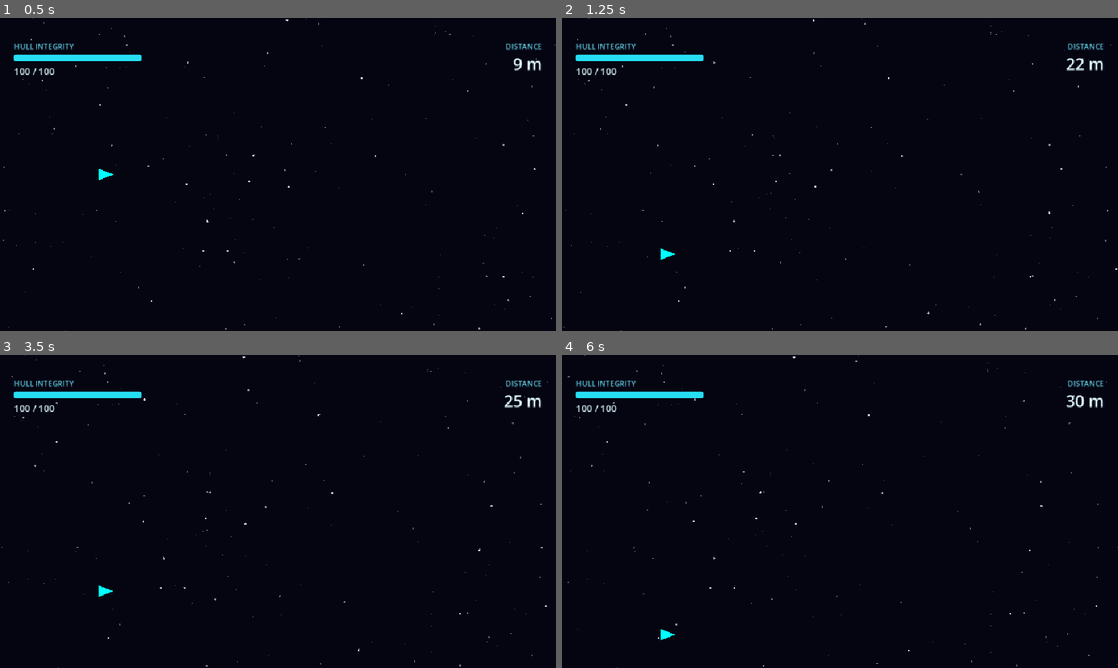
Above: before the commit, frames 1-4 (two rows, left to right).
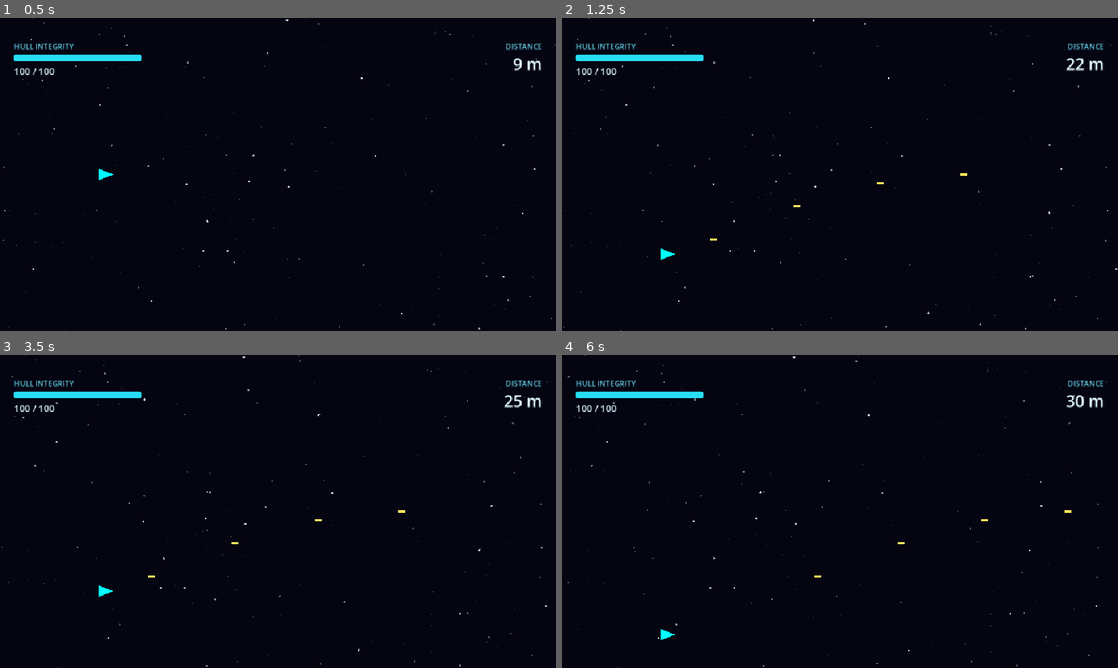
Above: after the commit, the same moments.

Repository: EzaanSaeed/OrbitBreaker
Game: Godot game, scene res://scenes/main.tscn
The game is run twice, just before and just after one commit, with the same random seed, the same clock (stepped at 60 frames per second) and the same inputs.
Inputs (mouse positions are in pixels of both pictures, inside the frame that each line leads up to):
- Up to frame 1 (0.5 s): no input
- Up to frame 2 (1.25 s): move the mouse to (962, 158) at 0.52 s; hold S (thrust_down) from 0.53 s (still down); hold Space (shoot, bound only after the commit) from 0.53 s (still down); click (962, 158) at 0.67 s
- Up to frame 3 (3.5 s): move the mouse to (166, 527) at 1.27 s; release Space (shoot, bound only after the commit) at 1.28 s; tap Space (shoot, bound only after the commit) at 1.35 s; release S (thrust_down) at 2 s; click "RESTART" at 2 s; move the mouse to (333, 442) at 2.77 s; hold S (thrust_down) from 2.78 s (still down); hold Space (shoot, bound only after the commit) from 2.78 s (still down); tap I at 2.85 s
- Up to frame 4 (6 s): move the mouse to (812, 574) at 3.52 s; release Space (shoot, bound only after the commit) at 3.53 s; tap Space (shoot, bound only after the commit) at 3.6 s; click (812, 574) at 3.67 s; release S (thrust_down) at 4.25 s; click "RESTART" at 4.25 s; move the mouse to (1006, 558) at 5.02 s; hold Space (shoot, bound only after the commit) 5.03-5.78 s; hold S (thrust_down) from 5.03 s (still down); move the mouse to (673, 464) at 5.77 s; tap I at 5.85 s

Frame 1 is identical in both runs. In frame 2, less than 0.1% of the frame differs, in the area x 26-73%, y 49-72%; in frame 3, less than 0.1%; in frame 4, less than 0.1%.

Commit message:
feat: add player weapons and ammunition

Diff:
--- /dev/null
+++ b/scenes/bullet.tscn
@@ -0,0 +1,20 @@
+[gd_scene load_steps=3 format=3]
+
+[ext_resource type="Script" path="res://scripts/bullet.gd" id="1_bullet"]
+
+[sub_resource type="RectangleShape2D" id="RectangleShape2D_bullet"]
+size = Vector2(12, 4)
+
+[node name="Bullet" type="Area2D" groups=["player_bullets"]]
+collision_layer = 0
+collision_mask = 1
+monitoring = true
+monitorable = false
+script = ExtResource("1_bullet")
+
+[node name="CollisionShape2D" type="CollisionShape2D" parent="."]
+shape = SubResource("RectangleShape2D_bullet")
+
+[node name="Placeholder" type="Polygon2D" parent="."]
+color = Color(1, 0.9, 0.35, 1)
+polygon = PackedVector2Array(-6, -2, 6, -2, 6, 2, -6, 2)
--- /dev/null
+++ b/scenes/bullet_pickup.tscn
@@ -0,0 +1,29 @@
+[gd_scene load_steps=3 format=3]
+
+[ext_resource type="Script" path="res://scripts/bullet_pickup.gd" id="1_pickup"]
+
+[sub_resource type="RectangleShape2D" id="RectangleShape2D_pickup"]
+size = Vector2(28, 28)
+
+[node name="BulletPickup" type="Area2D"]
+collision_layer = 1
+collision_mask = 1
+monitoring = true
+monitorable = true
+script = ExtResource("1_pickup")
+
+[node name="CollisionShape2D" type="CollisionShape2D" parent="."]
+shape = SubResource("RectangleShape2D_pickup")
+disabled = false
+
+[node name="Badge" type="Polygon2D" parent="."]
+color = Color(0.3, 0.5, 1, 1)
+polygon = PackedVector2Array(-14, -14, 14, -14, 14, 14, -14, 14)
+
+[node name="RoundLeft" type="Polygon2D" parent="."]
+color = Color(0.95, 0.97, 1, 1)
+polygon = PackedVector2Array(-9, 8, -9, -5, -6, -9, -3, -5, -3, 8)
+
+[node name="RoundRight" type="Polygon2D" parent="."]
+color = Color(0.95, 0.97, 1, 1)
+polygon = PackedVector2Array(3, 8, 3, -5, 6, -9, 9, -5, 9, 8)
--- a/scenes/player.tscn
+++ b/scenes/player.tscn
@@ -11,3 +11,6 @@
 
 [node name="CollisionShape2D" type="CollisionShape2D" parent="." unique_id=110218366]
 shape = SubResource("CircleShape2D_player")
+
+[node name="Muzzle" type="Marker2D" parent="."]
+position = Vector2(22, 0)
--- /dev/null
+++ b/scripts/bullet.gd
@@ -0,0 +1,49 @@
+class_name Bullet
+extends Area2D
+## One active asteroid per projectile, using Developer A's existing API.
+
+signal asteroid_destroyed(asteroid: Asteroid, score_bonus: int)
+const SCORE_BONUS: int = 10
+
+@export var speed: float = 720.0
+const _VISUAL_MARGIN: float = 12.0
+var _spent: bool = false
+
+func _ready() -> void:
+	assert(is_finite(speed) and speed > 0.0)
+	area_entered.connect(_on_area_entered)
+
+func _physics_process(delta: float) -> void:
+	if _spent:
+		return
+	global_position.x += speed * delta
+	# Canvas coordinates account for viewport stretch and a future camera.
+	var screen_position := get_global_transform_with_canvas().origin
+	var bounds := get_viewport_rect().grow(_VISUAL_MARGIN)
+	if not bounds.has_point(screen_position):
+		queue_free()
+
+
+func _on_area_entered(area: Area2D) -> void:
+	if _spent or is_queued_for_deletion() or not is_instance_valid(area):
+		return
+	if area is PowerUp:
+		return
+	if area is Planet:
+		_consume()
+		return
+	if not area is Asteroid or area.is_queued_for_deletion() or not area.is_active or area.is_offscreen():
+		return
+	# Claim both objects synchronously before any signal listener can reenter.
+	_consume()
+	area.deactivate()
+	asteroid_destroyed.emit(area, SCORE_BONUS)
+
+
+func _consume() -> void:
+	_spent = true
+	set_physics_process(false)
+	set_deferred("monitoring", false)
+	$CollisionShape2D.set_deferred("disabled", true)
+	hide()
+	queue_free()
--- /dev/null
+++ b/scripts/bullet_pickup.gd
@@ -0,0 +1,8 @@
+class_name BulletPickup
+extends PowerUp
+## Developer B-owned pickup. Existing PowerUp.collect() enforces one effect.
+
+const AMMO_AMOUNT: int = 15
+
+func apply_effect(player: Spaceship) -> void:
+	player.restore_ammo(AMMO_AMOUNT)
--- a/scripts/player.gd
+++ b/scripts/player.gd
@@ -8,6 +8,16 @@
 
 signal player_died
 signal health_changed(current: int, maximum: int)
+signal ammo_changed(current: int)
+## Developer A can connect this to scoring; emitted only for projectile kills.
+signal asteroid_destroyed(asteroid: Asteroid, score_bonus: int)
+
+const STARTING_AMMO: int = 15
+@export var shot_interval: float = 0.2
+@export var bullet_scene: PackedScene = preload("res://scenes/bullet.tscn")
+var ammo: int = STARTING_AMMO
+var _shot_cooldown: float = 0.0
+var _is_firing: bool = false
 
 @export var thrust_power: float = 600.0
 @export var max_vertical_speed: float = 300.0
@@ -41,6 +51,8 @@
 	_assert_configuration()
 	_ensure_input_actions()
 	health = max_health
+	ammo = STARTING_AMMO
+	_shot_cooldown = 0.0
 	is_alive = true
 	_standalone = get_tree().current_scene == self
 	if _standalone:
@@ -50,6 +62,7 @@
 	if not area_entered.is_connected(_on_area_entered):
 		area_entered.connect(_on_area_entered)
 	health_changed.emit(health, max_health)
+	ammo_changed.emit(ammo)
 	set_process(false)
 	queue_redraw()
 
@@ -80,6 +93,64 @@
 func _physics_process(delta: float) -> void:
 	apply_thrust(Input.get_axis("thrust_up", "thrust_down"))
 	update_movement(delta)
+	_update_weapon(delta)
+
+
+func _update_weapon(delta: float) -> void:
+	_shot_cooldown = maxf(0.0, _shot_cooldown - delta)
+	# Avoid an extra physics tick from floating-point residue at 0.2 seconds.
+	if _shot_cooldown < 0.000001:
+		_shot_cooldown = 0.0
+	if Input.is_action_pressed("shoot"):
+		try_shoot()
+
+
+## Successful shots consume one round and emit ammo_changed once.
+## Bullets belong to the scene, independently of Player movement and death.
+func try_shoot() -> Bullet:
+	if not is_alive or ammo <= 0 or _shot_cooldown > 0.0 or _is_firing:
+		return null
+	if not is_inside_tree() or bullet_scene == null or not bullet_scene.can_instantiate():
+		return null
+	if not is_finite(shot_interval) or shot_interval <= 0.0:
+		return null
+	var parent := get_tree().current_scene
+	if parent == null or parent == self:
+		parent = get_parent()
+	if parent == null or parent.is_queued_for_deletion():
+		return null
+	_is_firing = true
+	var instance := bullet_scene.instantiate()
+	var bullet := instance as Bullet
+	if bullet == null:
+		instance.free()
+		_is_firing = false
+		return null
+	bullet.asteroid_destroyed.connect(_on_bullet_asteroid_destroyed)
+	parent.add_child(bullet)
+	if not is_instance_valid(bullet) or bullet.is_queued_for_deletion() or not bullet.is_inside_tree():
+		_is_firing = false
+		return null
+	var muzzle := get_node_or_null("Muzzle") as Node2D
+	bullet.global_position = muzzle.global_position if muzzle != null else global_position + Vector2(22.0, 0.0)
+	ammo -= 1
+	_shot_cooldown = shot_interval
+	ammo_changed.emit(ammo)
+	_is_firing = false
+	return bullet
+
+
+func _on_bullet_asteroid_destroyed(asteroid: Asteroid, score_bonus: int) -> void:
+	asteroid_destroyed.emit(asteroid, score_bonus)
+
+
+## Add ammunition without an arbitrary cap. Used by BulletPickup and future HUD.
+func restore_ammo(amount: int) -> void:
+	assert(amount >= 0, "Restored ammunition must be nonnegative.")
+	if not is_alive or amount <= 0:
+		return
+	ammo += amount
+	ammo_changed.emit(ammo)
 
 
 ## Set signed thrust for subsequent movement: -1 up, +1 down.
@@ -196,6 +267,7 @@
 
 
 func _assert_configuration() -> void:
+	assert(is_finite(shot_interval) and shot_interval > 0.0, "Shot interval must be finite and positive.")
 	assert(max_health > 0, "Maximum health must be positive.")
 	assert(is_finite(max_vertical_speed) and max_vertical_speed > 0.0,
 		"Maximum vertical speed must be finite and positive.")
@@ -207,6 +279,7 @@
 
 
 func _assert_state() -> void:
+	assert(ammo >= 0, "Ammunition cannot be negative.")
 	assert(is_finite(boost_time_remaining) and boost_time_remaining >= 0.0,
 		"Boost time must be finite and nonnegative.")
 	assert(is_alive or (boost_time_remaining == 0.0 and thrust_multiplier == 1.0),
@@ -229,6 +302,7 @@
 	var defaults: Dictionary = {
 		"thrust_up": [KEY_W, KEY_UP],
 		"thrust_down": [KEY_S, KEY_DOWN],
+		"shoot": [KEY_SPACE],
 	}
 	for action: String in defaults:
 		if InputMap.has_action(action):
--- /dev/null
+++ b/tests/weapon_collision_test.gd
@@ -0,0 +1,205 @@
+extends SceneTree
+## Godot --headless --path . --fixed-fps 60 --script res://tests/weapon_collision_test.gd
+## Actual Main and World-spawned asteroid instances; integration gaps asserted explicitly.
+
+var main: GameController
+var kills: Array = []
+
+func _initialize() -> void:
+	create_timer(30.0).timeout.connect(func(): quit(1))
+	seed(42)
+	call_deferred("_run")
+
+func _frames(count: int = 5) -> void:
+	for i in count:
+		await physics_frame
+		await process_frame
+
+func _asteroid(at: Vector2) -> Asteroid:
+	var asteroid := main.world.spawn_asteroid()
+	assert(asteroid != null)
+	asteroid.position = at
+	return asteroid
+
+func _bullet(at: Vector2) -> Bullet:
+	var bullet = load("res://scenes/bullet.tscn").instantiate()
+	bullet.position = at
+	bullet.asteroid_destroyed.connect(main.player._on_bullet_asteroid_destroyed)
+	main.add_child(bullet)
+	return bullet
+
+func _run() -> void:
+	main = load("res://scenes/main.tscn").instantiate()
+	root.add_child(main)
+	current_scene = main
+	main.set_physics_process(false)
+	main.player.set_physics_process(false)
+	var player := main.player
+	player.asteroid_destroyed.connect(func(asteroid, points): kills.append([asteroid.get_instance_id(), points]))
+	var asteroid := _asteroid(player.position + Vector2(100, 0))
+	var asteroid_id := asteroid.get_instance_id()
+	var bullet := player.try_shoot()
+	assert(bullet != null and bullet.monitoring and not bullet.monitorable)
+	assert(bullet.get_parent() == main)
+	assert(bullet.collision_layer == 0 and bullet.collision_mask == 1)
+	await _frames(15)
+	assert(not is_instance_valid(bullet))
+	assert(not asteroid.is_active and not asteroid.monitorable and not asteroid.visible)
+	assert(kills == [[asteroid_id, 10]])
+	assert(player.ammo == 14 and player.health == 100)
+	asteroid.position = player.position
+	await _frames()
+	assert(player.health == 100)
+	main.world.remove_offscreen_objects()
+	await process_frame
+	assert(not is_instance_valid(asteroid))
+	print("PASS Main projectile real overlap: active asteroid deactivated, bullet consumed, one 10-point event, no later contact damage")
+
+	# Two bullets cannot claim the same asteroid.
+	asteroid = _asteroid(Vector2(500, 300))
+	_bullet(asteroid.position)
+	_bullet(asteroid.position)
+	await _frames()
+	assert(kills.size() == 2 and kills.back()[1] == 10)
+	main.world.remove_offscreen_objects()
+	await _frames()
+	# One bullet overlapping two asteroids can claim only one of them.
+	var first := _asteroid(Vector2(500, 400))
+	var second := _asteroid(Vector2(500, 400))
+	_bullet(first.position)
+	await _frames()
+	assert(kills.size() == 3)
+	assert(int(first.is_active) + int(second.is_active) == 1)
+	first.deactivate()
+	second.deactivate()
+	main.world.remove_offscreen_objects()
+	await _frames()
+	print("PASS simultaneous bullets/asteroids cannot duplicate destruction or reward events")
+
+	# Planet hits consume bullets without any planet modification or reward.
+	var planet := main.world.spawn_planet()
+	assert(planet != null)
+	planet.position = Vector2(400, 180)
+	var planet_state := [planet.position, planet.radius, planet.gravity_strength,
+		planet.monitoring, planet.monitorable, planet.visible,
+		planet.get_node("CollisionShape2D").disabled]
+	bullet = _bullet(planet.position)
+	await _frames()
+	assert(not is_instance_valid(bullet) and kills.size() == 3)
+	assert(planet_state == [planet.position, planet.radius, planet.gravity_strength,
+		planet.monitoring, planet.monitorable, planet.visible,
+		planet.get_node("CollisionShape2D").disabled])
+	print("PASS planet physics hit consumes bullet without changing planet or emitting a reward")
+
+	for kind in ["health_booster", "thruster_booster", "bullet_pickup"]:
+		var pickup = load("res://scenes/%s.tscn" % kind).instantiate()
+		pickup.position = Vector2(500, 420)
+		main.world.add_child(pickup)
+		var before := [player.health, player.ammo, player.thrust_multiplier, player.boost_time_remaining]
+		bullet = _bullet(pickup.position)
+		await _frames()
+		assert(is_instance_valid(bullet) and not bullet._spent)
+		assert(not pickup.is_collected and pickup.visible and pickup.monitorable and pickup.monitoring)
+		assert(before == [player.health, player.ammo, player.thrust_multiplier, player.boost_time_remaining])
+		assert(kills.size() == 3)
+		bullet.queue_free()
+		pickup.queue_free()
+		await process_frame
+	print("PASS bullets ignore HealthBooster, ThrusterBooster and BulletPickup without effects or consumption")
+
+	# Player collision deactivation must never produce a projectile reward.
+	asteroid = _asteroid(player.position)
+	await _frames()
+	assert(player.health == 75 and not asteroid.is_active)
+	_bullet(asteroid.position)
+	await _frames()
+	assert(kills.size() == 3 and player.health == 75)
+	main.world.remove_offscreen_objects()
+	asteroid = _asteroid(Vector2(-100, 300))
+	_bullet(asteroid.position)
+	await _frames()
+	assert(kills.size() == 3)
+	main.world.remove_offscreen_objects()
+	await _frames()
+	print("PASS player-contact and offscreen asteroids do not emit destruction rewards")
+
+	# Set up empty ammo using the existing Phase 1 shooting/cooldown loop.
+	Input.action_press("shoot")
+	for i in 20:
+		player._physics_process(0.2)
+	Input.action_release("shoot")
+	assert(player.ammo == 0)
+	var changes: Array = []
+	player.ammo_changed.connect(func(ammo): changes.append(ammo))
+	for expected in [15, 30, 45]:
+		var pickup = load("res://scenes/bullet_pickup.tscn").instantiate()
+		assert(pickup is PowerUp and pickup.monitorable and pickup.monitoring)
+		assert(not pickup.get_node("CollisionShape2D").disabled)
+		pickup.position = player.position + Vector2(100, 0)
+		main.world.add_child(pickup)
+		# Test-only registration: World has no BulletPickup spawn slot yet.
+		main.world.active_powerups.append(pickup)
+		await _frames()
+		assert(not pickup.is_collected)
+		main.world.update_world(1.0, 100.0)
+		await _frames()
+		assert(pickup.is_collected and not pickup.visible and not pickup.monitorable)
+		assert(player.ammo == expected)
+		var events := changes.size()
+		player.area_entered.emit(pickup)
+		pickup.collect(player)
+		assert(player.ammo == expected and changes.size() == events)
+		main.world.remove_offscreen_objects()
+		await process_frame
+		assert(not is_instance_valid(pickup))
+	assert(changes == [15,30,45])
+	print("PASS BulletPickup physics collection, +15 exactly once, no cap, World scroll and cleanup")
+
+	# Weapon events must never modify the distance used to calculate difficulty.
+	assert(main.distance_score == 0)
+	main.update_score(1.0)
+	assert(main.distance_score == main.scroll_speed)
+	if main.has_method("award_asteroid_bonus"):
+		assert(main.get_display_score() == int(main.distance_score * main.score_scale) + 30)
+		print("PASS Developer A integration: three valid projectile kills add exactly 30 unscaled score points")
+	else:
+		assert(main.get_display_score() == int(main.distance_score * main.score_scale))
+		print("VERIFIED GAP: 10-point events are emitted; GameController bonus scoring is not connected")
+	player.die()
+	var ignored = load("res://scenes/bullet_pickup.tscn").instantiate()
+	ignored.position = player.position
+	main.world.add_child(ignored)
+	await _frames()
+	assert(not ignored.is_collected and player.ammo == 45)
+	main.restart_game()
+	await scene_changed
+	main = current_scene as GameController
+	assert(main.player.ammo == 15 and main.player.health == 100)
+	var natural_kills: Array = []
+	main.player.asteroid_destroyed.connect(func(_asteroid, points): natural_kills.append(points))
+	Input.action_press("shoot")
+	for frame in 600:
+		await _frames(1)
+		if not natural_kills.is_empty():
+			break
+		assert(main.player.is_alive)
+		var target_y := 40.0
+		var closest_x := INF
+		for target in main.world.active_asteroids:
+			if target.is_active and target.position.x > 350 and target.position.x < closest_x:
+				closest_x = target.position.x
+				target_y = target.position.y
+		# Test-only steering. Production spawning, scrolling and shooting stay live.
+		main.player.position.y = target_y
+		main.player.vertical_velocity = 0.0
+	Input.action_release("shoot")
+	assert(not natural_kills.is_empty() and natural_kills[0] == 10)
+	if main.has_method("award_asteroid_bonus"):
+		assert(main.get_display_score() == int(main.distance_score * main.score_scale) + 10 * natural_kills.size())
+	else:
+		assert(main.get_display_score() == int(main.distance_score * main.score_scale))
+	print("PASS unchanged Main: held shooting destroys a naturally timed/scrolled asteroid; distance scoring continues")
+	main.queue_free()
+	await process_frame
+	print("PASS death blocks collection; actual Main restart resets ammo and health")
+	quit()
--- /dev/null
+++ b/tests/weapon_test.gd
@@ -0,0 +1,170 @@
+extends SceneTree
+## Godot --headless --path . --fixed-fps 60 --script res://tests/weapon_test.gd
+
+func _initialize() -> void:
+	create_timer(30.0).timeout.connect(func(): quit(1))
+	call_deferred("_run")
+
+func _key(code: int, pressed: bool) -> void:
+	var event := InputEventKey.new()
+	event.physical_keycode = code
+	event.pressed = pressed
+	Input.parse_input_event(event)
+	Input.flush_buffered_events()
+
+func _frames(count: int = 1) -> void:
+	for i in count:
+		await physics_frame
+		await process_frame
+
+func _fixture() -> Node2D:
+	var fixture := Node2D.new()
+	root.add_child(fixture)
+	current_scene = fixture
+	return fixture
+
+func _player(fixture: Node2D, changes: Array) -> Spaceship:
+	var player = load("res://scenes/player.tscn").instantiate()
+	player.position = Vector2(180, 300)
+	player.ammo_changed.connect(func(current): changes.append(current))
+	fixture.add_child(player)
+	player.set_physics_process(false)
+	return player
+
+func _dispose(fixture: Node) -> void:
+	fixture.queue_free()
+	await process_frame
+
+func _run() -> void:
+	var fixture := _fixture()
+	var changes: Array = []
+	var player := _player(fixture, changes)
+	assert(changes == [15] and player.ammo == 15)
+	assert(player.shot_interval == 0.2)
+	assert(InputMap.action_get_events("shoot")[0].physical_keycode == KEY_SPACE)
+	# Ammo listeners must not permit reentrant shots.
+	player.ammo_changed.connect(func(_current): assert(player.try_shoot() == null))
+	_key(KEY_SPACE, true)
+	player._physics_process(0)
+	assert(player.ammo == 14 and get_nodes_in_group("player_bullets").size() == 1)
+	player._physics_process(0.1)
+	player._physics_process(0.099)
+	assert(player.ammo == 14)
+	player._physics_process(0.001)
+	assert(player.ammo == 13)
+	player._physics_process(0)
+	assert(player.ammo == 13)
+	_key(KEY_SPACE, false)
+	player._physics_process(0.2)
+	assert(player.ammo == 13)
+	_key(KEY_SPACE, true)
+	player._physics_process(0)
+	assert(player.ammo == 12)
+	for i in 12:
+		player._physics_process(0.2)
+	assert(player.ammo == 0 and get_nodes_in_group("player_bullets").size() == 15)
+	for i in 20:
+		player._physics_process(0.2)
+	assert(player.ammo == 0 and changes == [15,14,13,12,11,10,9,8,7,6,5,4,3,2,1,0])
+	assert(get_nodes_in_group("player_bullets").size() == 15)
+	_key(KEY_SPACE, false)
+	print("PASS Space autofire, exact 0.2 s cooldown, release/repress, one round per shot and zero ammo")
+	await _dispose(fixture)
+
+	fixture = _fixture()
+	changes = []
+	player = _player(fixture, changes)
+	var valid_scene := player.bullet_scene
+	player.bullet_scene = null
+	assert(player.try_shoot() == null and player.ammo == 15 and changes == [15])
+	var wrong_scene := PackedScene.new()
+	var wrong_root := Node2D.new()
+	assert(wrong_scene.pack(wrong_root) == OK)
+	wrong_root.free()
+	player.bullet_scene = wrong_scene
+	assert(player.try_shoot() == null and player.ammo == 15 and changes == [15])
+	player.bullet_scene = valid_scene
+	player.shot_interval = 0.4
+	var first := player.try_shoot()
+	assert(first != null and player.ammo == 14)
+	player._physics_process(0.2)
+	assert(player.try_shoot() == null)
+	player._physics_process(0.2)
+	assert(player.try_shoot() != null and player.ammo == 13)
+	print("PASS failed/misconfigured instantiation consumes no ammo; interval is configurable")
+	await _dispose(fixture)
+
+	fixture = _fixture()
+	changes = []
+	player = _player(fixture, changes)
+	_key(KEY_SPACE, true)
+	_key(KEY_S, true)
+	player.apply_gravity(100)
+	player._physics_process(0.1)
+	assert(is_equal_approx(player.vertical_velocity, 70))
+	assert(is_equal_approx(player.position.y, 307) and player.position.x == 180)
+	assert(player.health == 100 and player.ammo == 14 and player.gravity_acceleration == 0)
+	var bullet := get_nodes_in_group("player_bullets")[0] as Bullet
+	assert(bullet.get_parent() == fixture)
+	assert(bullet.global_position == player.get_node("Muzzle").global_position)
+	var start := bullet.global_position
+	_key(KEY_SPACE, false)
+	_key(KEY_S, false)
+	await _frames(5)
+	assert(bullet.global_position.x > start.x and bullet.global_position.y == start.y)
+	player.position.y += 50
+	assert(bullet.global_position.y == start.y)
+	bullet.global_position.x = 1000
+	await _frames(2)
+	assert(not is_instance_valid(bullet))
+	player.die()
+	var before := player.ammo
+	_key(KEY_SPACE, true)
+	player._physics_process(1)
+	assert(player.try_shoot() == null and player.ammo == before)
+	_key(KEY_SPACE, false)
+	print("PASS shooting coexists with movement/gravity; horizontal independent bullets, offscreen cleanup and death")
+	await _dispose(fixture)
+
+	# Automatic engine physics without depending on an excluded manual playtest.
+	fixture = _fixture()
+	player = _player(fixture, [])
+	player.set_physics_process(true)
+	changes = []
+	player.ammo_changed.connect(func(current): changes.append(current))
+	_key(KEY_SPACE, true)
+	await _frames(200)
+	_key(KEY_SPACE, false)
+	assert(player.ammo == 0 and changes.size() == 15 and changes.front() == 14 and changes.back() == 0)
+	await _frames(90)
+	assert(get_nodes_in_group("player_bullets").is_empty())
+	await _dispose(fixture)
+	print("PASS automatic physics: held Space exhausts exactly 15 rounds and bullets expire")
+
+	# Unmodified actual Main scene receives shooting through its existing Player instance.
+	var main = load("res://scenes/main.tscn").instantiate()
+	root.add_child(main)
+	current_scene = main
+	player = main.player
+	_key(KEY_SPACE, true)
+	await _frames(30)
+	_key(KEY_SPACE, false)
+	assert(player.is_alive and player.ammo == 12)
+	assert(get_nodes_in_group("player_bullets").size() == 3)
+	player.die()
+	var ammo_at_death := player.ammo
+	_key(KEY_SPACE, true)
+	await _frames(20)
+	assert(player.ammo == ammo_at_death)
+	_key(KEY_SPACE, false)
+	main.restart_game()
+	await scene_changed
+	main = current_scene
+	assert(main.player.ammo == 15 and main.player.is_alive)
+	assert(get_nodes_in_group("player_bullets").is_empty())
+	assert(main.game_state == GameController.GameState.RUNNING)
+	main.queue_free()
+	await process_frame
+	print("PASS actual Main autofire, death and scene-reload reset to 15 ammunition")
+	print("PASS all Phase 1 weapon tests")
+	quit()
Not shown, added: scripts/bullet.gd.uid
Not shown, added: scripts/bullet_pickup.gd.uid
Not shown, added: tests/weapon_collision_test.gd.uid
Not shown, added: tests/weapon_test.gd.uid
Not shown, added: docs/weapon-integration.md
